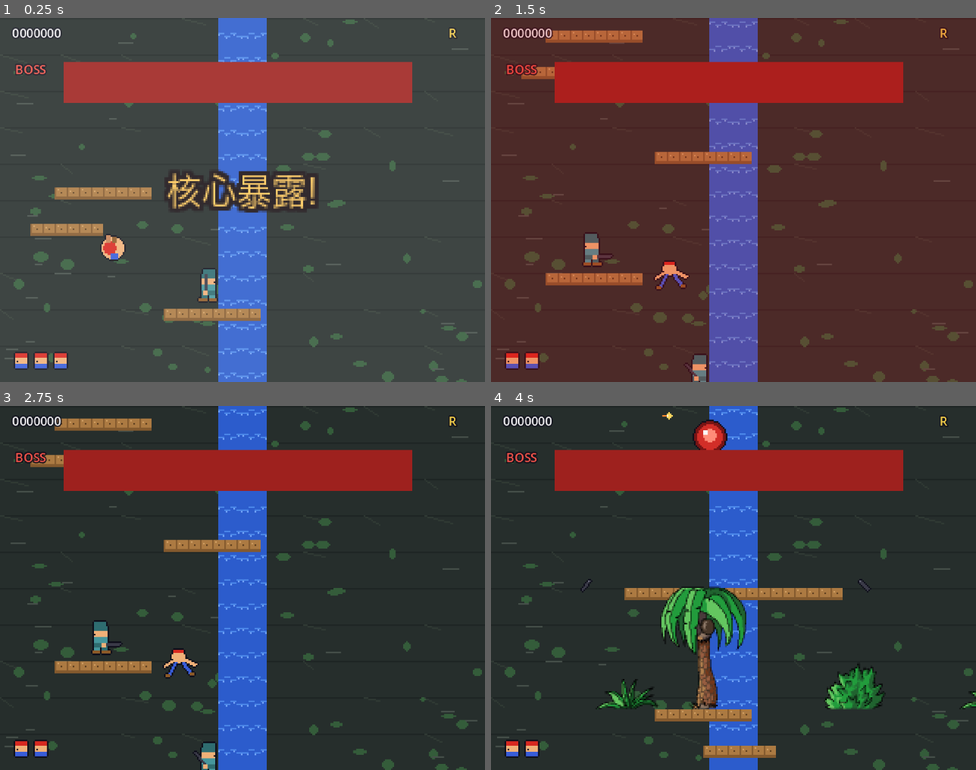
Above: before the commit, frames 1-4 (two rows, left to right).
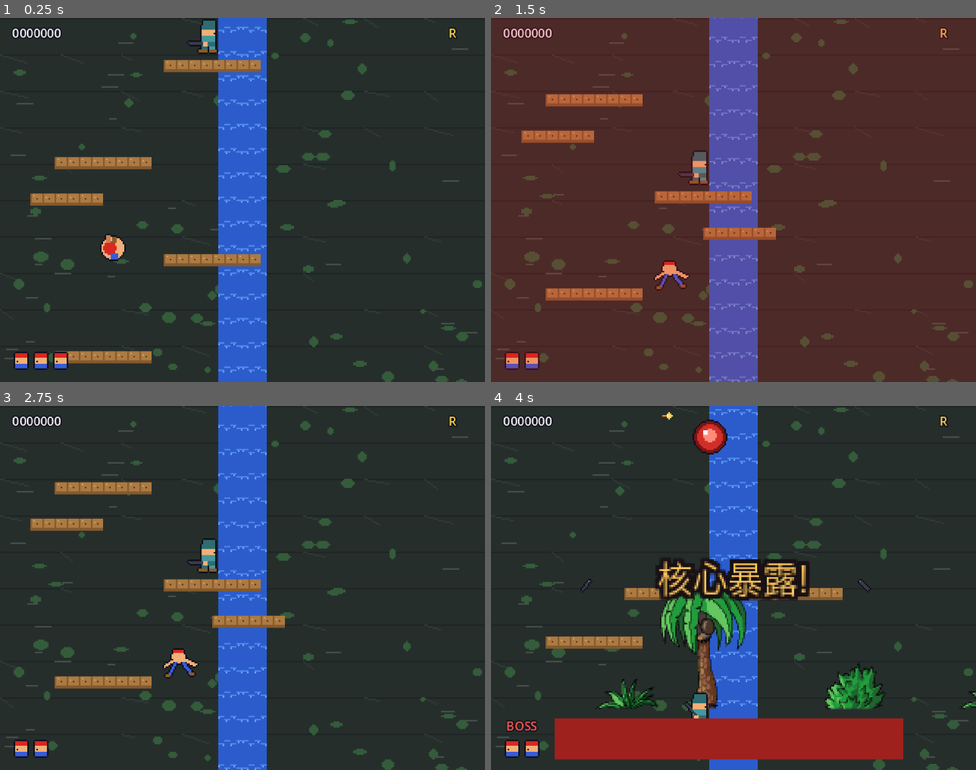
Above: after the commit, the same moments.

Repository: LJH-snow/contra-godot
Game: Godot game, scene res://tools/check_level2_main.tscn
Same seed, same stepped clock (60 frames per second), same inputs: the game is played once before the commit and once after it. This scene is started directly instead of the project's main scene.
Inputs (mouse positions are in pixels of both pictures, inside the frame that each line leads up to):
- Up to frame 1 (0.25 s): no input
- Up to frame 2 (1.5 s): tap Enter (start) at 0.5 s; move the mouse to (840, 181) at 0.52 s; hold D (p1_right) 0.53-1.25 s; tap X (p1_shoot) at 0.6 s; click (840, 181) at 0.67 s; tap Z (p1_jump) at 0.77 s; drag from (636, 218) to (709, 272) at 1.27 s
- Up to frame 3 (2.75 s): tap Enter (start) at 2 s; move the mouse to (291, 507) at 2.02 s; hold D (p1_right) from 2.03 s (still down); tap Keypad Enter at 2.1 s
- Up to frame 4 (4 s): release D (p1_right) at 2.75 s; tap Enter (start) at 2.75 s; drag from (709, 660) to (588, 533) at 2.77 s; move the mouse to (879, 642) at 3.52 s; hold A (p1_left) from 3.53 s (still down); tap Space at 3.6 s; tap Z (p1_jump) at 3.77 s

The runs differ from the first frame. In frame 1, 19% of the frame differs, in the area x 0-100%, y 0-100%; in frame 2, 15%; in frame 3, 15%; in frame 4, 21%, in the area x 3-85%, y 12-98%.

Commit message:
fix: level2 boss triggered at start and core never opened; 64px platform spacing

Diff:
--- a/scripts/game.gd
+++ b/scripts/game.gd
@@ -94,6 +94,7 @@
 	L_GROUND_Y = cfg["ground_y"]
 	L_FALL_LINE = cfg["fall_line"]
 	L_BOSS_TRIGGER = cfg["boss_trigger"]
+	boss_trigger_x = L_BOSS_TRIGGER          # 纵向关触发线是 y 值, 必须覆盖默认 3088
 	L_NAME = cfg["name"]
 	L_MSG_KEY = cfg["key"]
 	if L_VERTICAL:
@@ -596,6 +597,8 @@
 func _start_boss() -> void:
 	boss_active = true
 	hud.call("flash_message", "warning", 1.6)
+	if L_VERTICAL:
+		hud.call("set_boss_bar_bottom")          # 纵向关 Boss 在顶部, 血条移到底部防遮挡
 	hud.call("show_boss_bar", true)
 	Boot.play_sfx("sfx_eagle")
 	# 周期开门射击
@@ -619,10 +622,14 @@
 	if _gate_open:
 		if boss_wall != null:
 			boss_wall.open_gate()
+		elif boss_core != null:
+			boss_core.set_open(true)             # 纵向关无墙体, 直接开合核心
 		hud.call("flash_message", "core_open", 1.0)
 	else:
 		if boss_wall != null:
 			boss_wall.close_gate()
+		elif boss_core != null:
+			boss_core.set_open(false)
 
 func boss_hp_changed(hp: int, maxhp: int) -> void:
 	hud.call("set_boss_hp", float(hp) / maxhp)
--- a/scripts/game_data.gd
+++ b/scripts/game_data.gd
@@ -225,18 +225,21 @@
 	var plats: Array[Vector3i] = []
 	var snip: Array[Vector2i] = []
 	var turb: Array[Vector2i] = []
-	# 之字浮台: 每 80px 一层, 左右微错位且横向重叠 (y 从底部 1560 到顶部 120)
+	# 之字浮台: 每 64px 一层 (满跳 88px 的 73%, 普通玩家可稳定达成),
+	# 左右微错位且横向重叠 (y 从底部 1560 到顶部 120)
 	var y := 1560
 	var side := 0
+	var si := 0
 	while y > 140:
 		var x := 36 if side == 0 else 108
 		plats.append(Vector3i(x, y, 76))
 		if y % 240 < 120:                        # 部分层加侧翼小台
-			plats.append(Vector3i(140 if side == 0 else 20, y - 56, 48))
-		if y < 1500 and y % 360 < 120:
-			snip.append(Vector2i(x + 30, y - 16))  # 平台上的狙击手
-		y -= 80
+			plats.append(Vector3i(140 if side == 0 else 20, y - 40, 48))
+		if y < 1500 and si % 3 == 0:
+			snip.append(Vector2i(x + 30, y - 16))  # 每 3 层一个狙击手
+		y -= 64
 		side = 1 - side
+		si += 1
 	# 顶部要塞平台 + 双炮塔
 	plats.append(Vector3i(88, 120, 144))
 	turb.append(Vector2i(60, 120))
--- a/scripts/hud.gd
+++ b/scripts/hud.gd
@@ -121,6 +121,11 @@
 	if v:
 		_boss_bar.value = 1.0
 
+## 纵向关: Boss 在屏幕上方, 血条移到底部避免遮挡攀爬路径
+func set_boss_bar_bottom() -> void:
+	_boss_bar.position = Vector2(42, 206)
+	_boss_title.position = Vector2(10, 205)
+
 func set_boss_hp(f: float) -> void:
 	_boss_bar.value = clampf(f, 0.0, 1.0)
 
--- a/tools/check_level2.gd
+++ b/tools/check_level2.gd
@@ -65,9 +65,9 @@
 				check(main_plats.size() >= 18, "主浮台数量足够(%d个)" % main_plats.size())
 				var spacing_ok := true
 				for i in range(1, main_plats.size()):
-					if main_plats[i - 1].y - main_plats[i].y != 80:
+					if main_plats[i - 1].y - main_plats[i].y != 64:
 						spacing_ok = false
-				check(spacing_ok, "主浮台垂直间距 80px")
+				check(spacing_ok, "主浮台垂直间距 64px")
 				check(game.get_tree().get_nodes_in_group("air_missile").is_empty(), "瀑布关无空袭导弹")
 				# 起步可达: 出生台与上一层横向重叠, 无需横跨间隙
 				var base_ok := false
@@ -79,7 +79,7 @@
 						if p.x <= 60 and p.x + p.z >= 60:
 							base_ok = true
 				for p in game.L_PLATFORMS:
-					if p.y == 1480 and p.z == 76 and p.x < base_right:
+					if p.y == 1496 and p.z == 76 and p.x < base_right:
 						overlap_ok = true
 				check(base_ok, "出生站位浮台存在")
 				check(overlap_ok, "上一层浮台与出生台横向重叠 (起步满跳可达)")
@@ -89,18 +89,20 @@
 				check(game.bridge == null, "瀑布关无吊桥")
 				_cam_y0 = game.cam_y
 				game._intro_t = 0.0               # 跳过开场字幕, 立即激活相机
+				game.player.invuln_t = 99.0       # 波次/滚石已恢复, 攀爬模拟免死
 				_next(1, 10)
 		1:
 			if _due():
-				game.player.position = Vector2(74, 1438)
+				check(not game.boss_active, "Boss 不在关卡开始时提前触发 (y≤3088 恒真回归)")
+				game.player.position = Vector2(74, 1490)
 				_next(2, 20)
 		2:
 			if _due():
-				game.player.position = Vector2(150, 1320)
+				game.player.position = Vector2(150, 1360)
 				_next(3, 20)
 		3:
 			if _due():
-				game.player.position = Vector2(74, 1082)
+				game.player.position = Vector2(74, 1040)
 				_next(4, 20)
 		4:
 			if _due():
